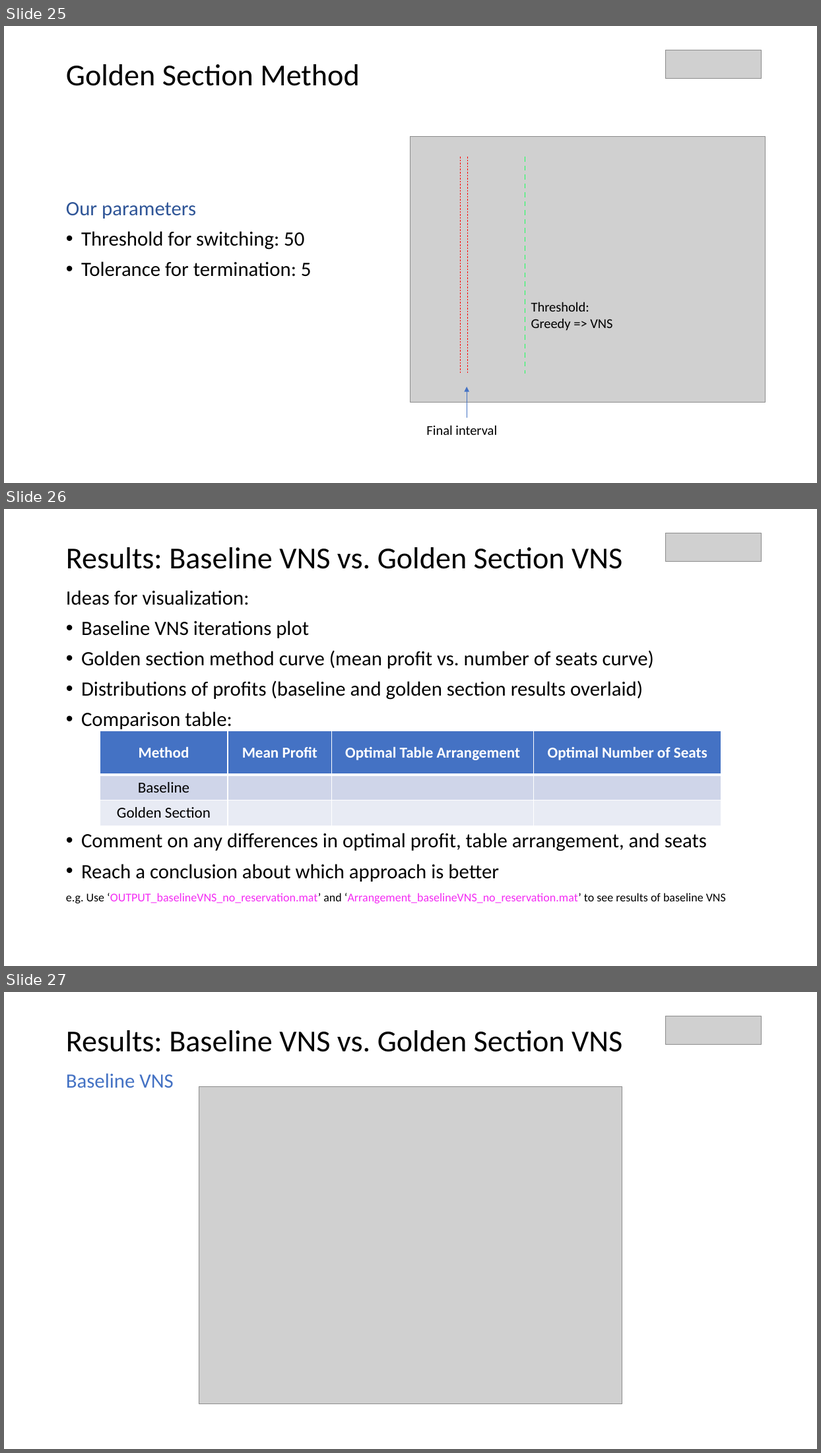
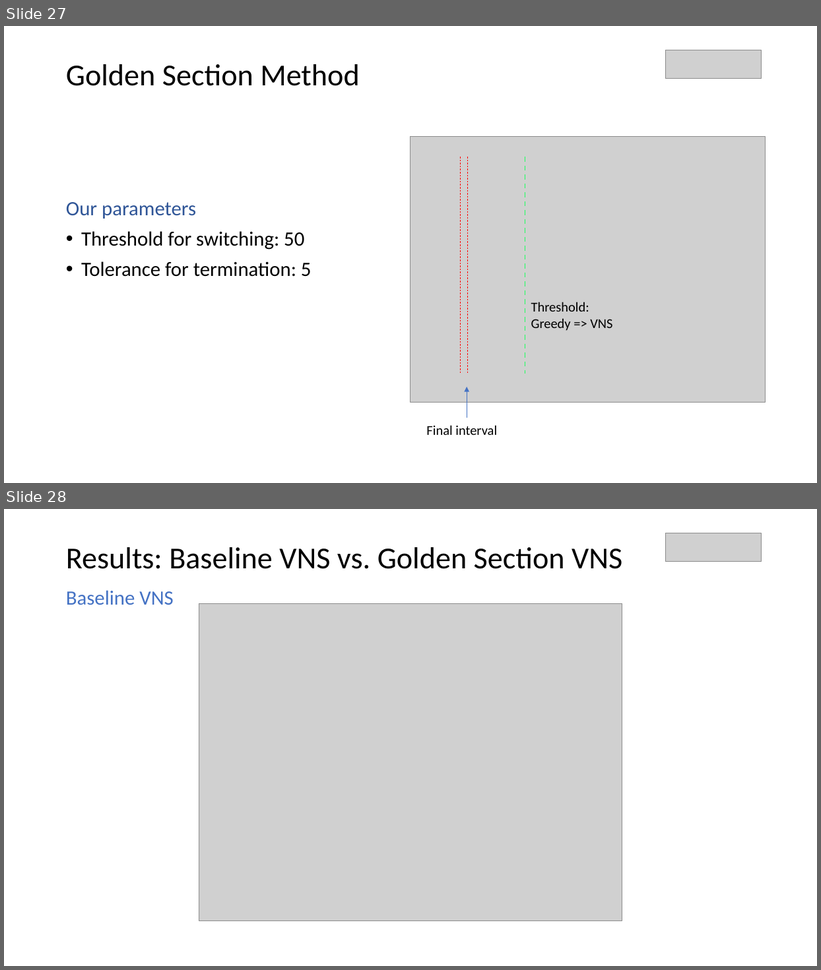
Before and after one commit to parkjan4/OptSim, a slide deck: Presentation.pptx. Shown one above the other, each under a label of ours: slides 25, 26 and 27 before the commit, slides 27 and 28 after it. The pictures are 821x1453 and 821x970 pixels, drawn with LibreOffice and Linux fonts; fonts in the diff are those of the drawing; grey boxes stand for pictures. Boxes give left, top, right and bottom in pixels: in the first picture for what was removed or moved away, otherwise in the second. Text is boxed around its words. In the diff, an @@ line names an element or a change of style, - is before the commit and + after.

```diff
--- a/Presentation.pptx
+++ b/Presentation.pptx
@@ slide 26 removed at bbox=[4, 509, 817, 966], background #FFFFFF @@
@@ text removed at bbox=[66, 547, 622, 569] @@
-Results: Baseline VNS vs. Golden Section VNS
@@ picture removed at bbox=[665, 533, 761, 561] @@
@@ text removed at bbox=[66, 590, 726, 904] @@
-Ideas for visualization:
-• Baseline VNS iterations plot
-• Golden section method curve (mean profit vs. number of seats curve)
-• Distributions of profits (baseline and golden section results overlaid)
-• Comparison table:
-• Comment on any differences in optimal profit, table arrangement, and seats
-• Reach a conclusion about which approach is better
-e.g. Use ‘OUTPUT_baselineVNS_no_reservation.mat’ and ‘Arrangement_baselineVNS_no_reservation.mat’ to see results of baseline VNS
@@ table removed at bbox=[100, 731, 721, 826], 3 rows, 4 columns @@
-Method | Mean Profit | Optimal Table Arrangement | Optimal Number of Seats
-Baseline |  |  | 
-Golden Section |  |  | 
@@ what was slide 25 is now slide 27 @@
@@ what was slide 27 is now slide 28 @@
```
Also in this commit, not shown: 2 slides changed, 2 slides added, 1 other slide removed, 6 other files.
